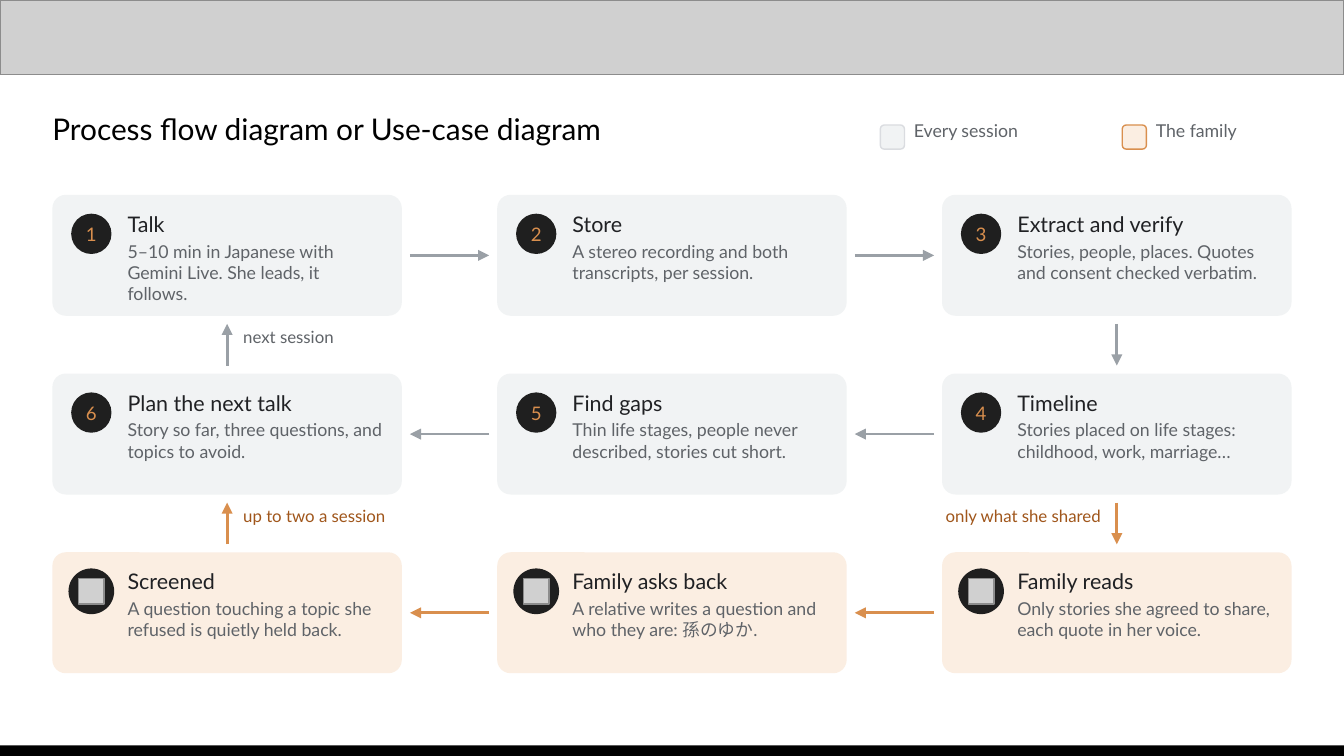
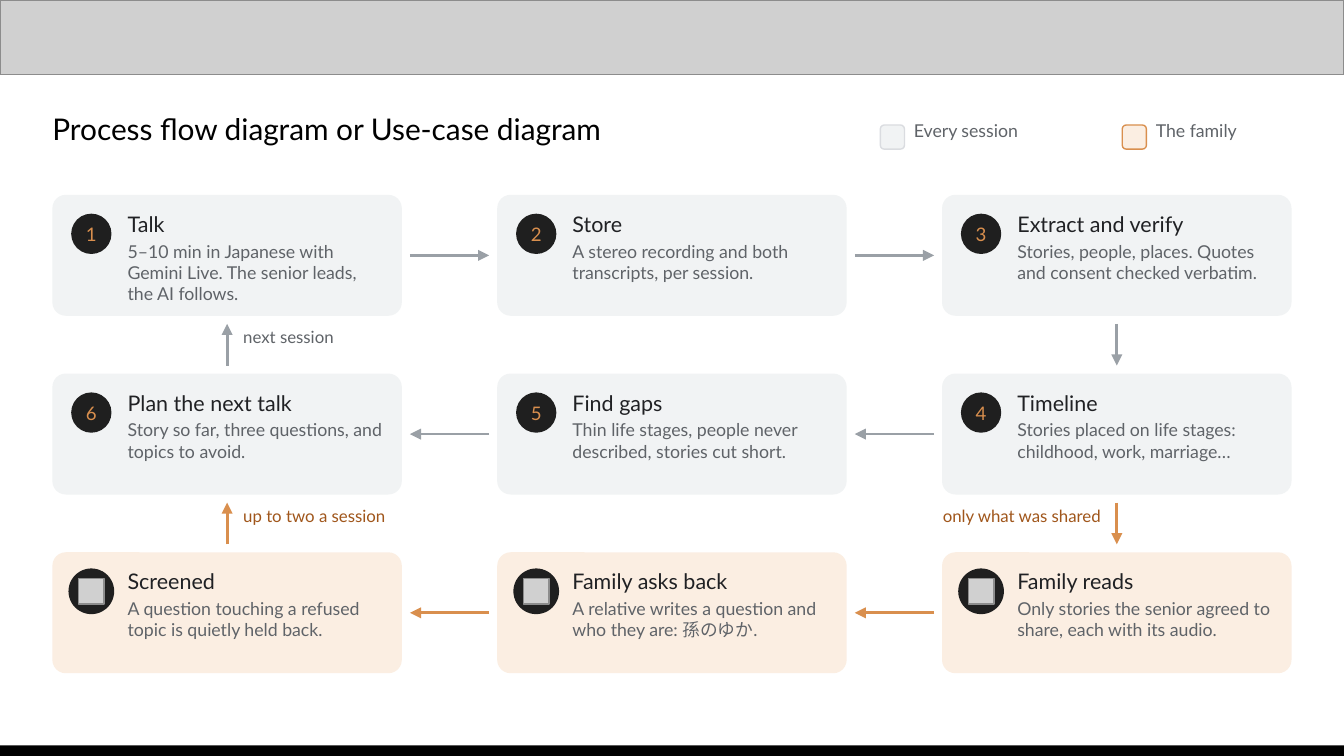
Before and after one commit to kaseovo/kataribe, a slide deck: slide 5 of docs/demo/kataribe-pitch-deck.pptx. Drawn at 1344x756 pixels with LibreOffice and Linux fonts; fonts in the diff are those of the drawing; grey boxes stand for pictures. Boxes give left, top, right and bottom in pixels: in the first picture for what was removed or moved away, otherwise in the second. Text is boxed around its words. In the diff, an @@ line names an element or a change of style, - is before the commit and + after.

```diff
--- a/docs/demo/kataribe-pitch-deck.pptx
+++ b/docs/demo/kataribe-pitch-deck.pptx
@@ text at (128,245,357,300): text changed @@
-5–10 min in Japanese with Gemini Live. She leads, it follows.
+5–10 min in Japanese with Gemini Live. The senior leads, the AI follows.
@@ text at (943,509,1101,525): text changed @@
-only what she shared
+only what was shared
@@ text at (128,602,359,639): text changed @@
-A question touching a topic she refused is quietly held back.
+A question touching a refused topic is quietly held back.
@@ text at (1017,602,1270,638): text changed @@
-Only stories she agreed to share, each quote in her voice.
+Only stories the senior agreed to share, each with its audio.
```
Also in this commit, not shown: 9 other slides changed, 1 other file.
